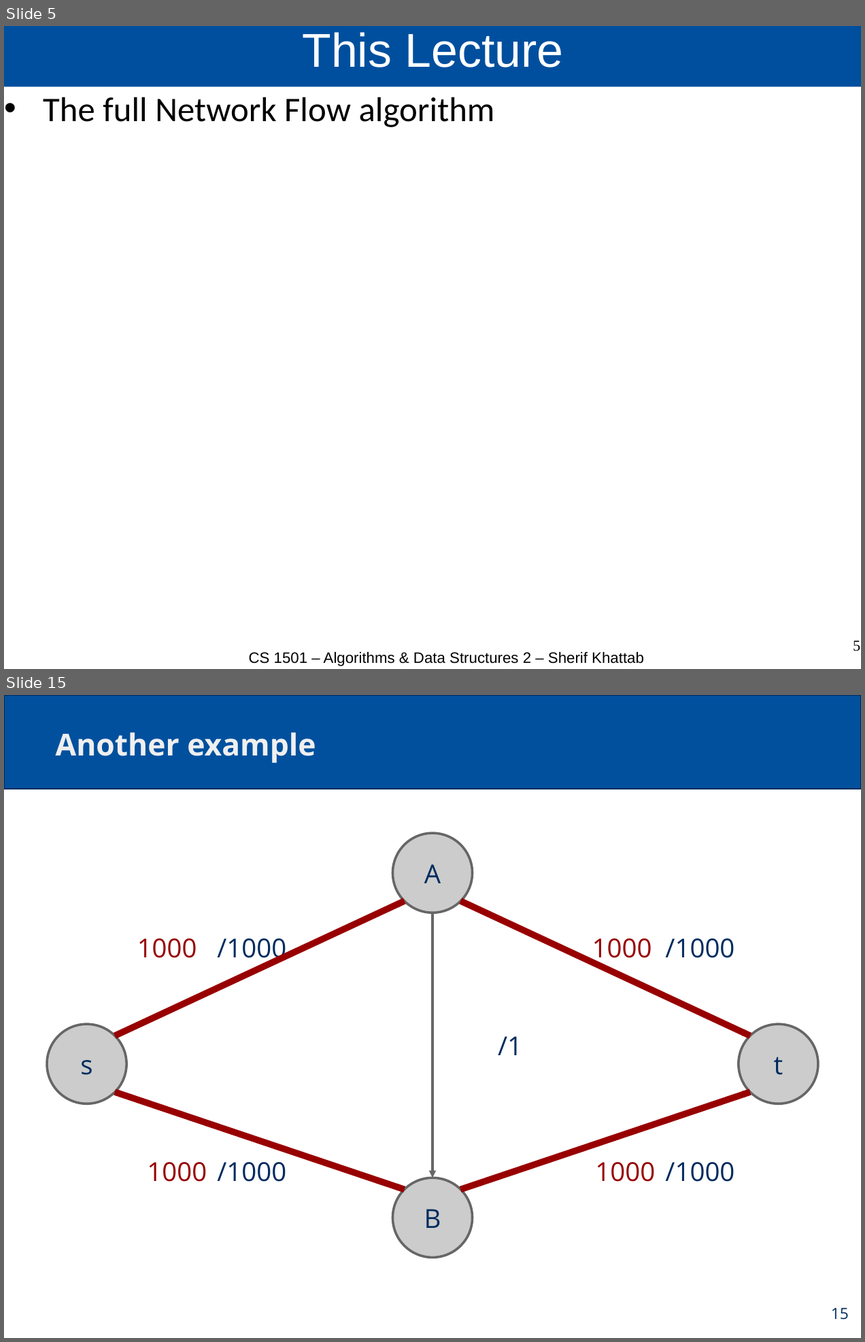
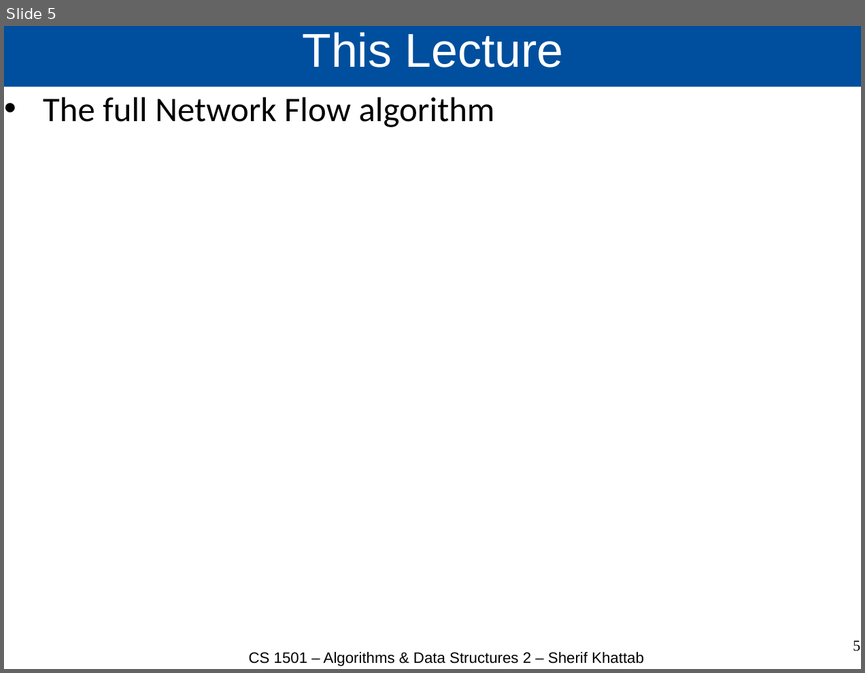
Before and after one commit to cs1501-2224/handouts, a slide deck: DraftSlides/Lecture22.pptx. Shown one above the other, each under a label of ours: slides 5 and 15 before the commit, slide 5 after it; the slides between them are not shown. The pictures are 865x1342 and 865x673 pixels, drawn with LibreOffice and Linux fonts; fonts in the diff are those of the drawing. Boxes give left, top, right and bottom in pixels: in the first picture for what was removed or moved away, otherwise in the second. Text is boxed around its words. In the diff, an @@ line names an element or a change of style, - is before the commit and + after.

```diff
--- a/DraftSlides/Lecture22.pptx
+++ b/DraftSlides/Lecture22.pptx
@@ slide 15 removed at [4, 695, 861, 1338], background #FFFFFF @@
@@ rectangle removed at [4, 695, 861, 789] @@
@@ title removed at [56, 732, 315, 763] @@
-Another example
@@ ellipse removed at [393, 834, 472, 913] @@
-A
@@ arrow removed from (116, 1036) to (405, 901) @@
@@ line removed from (116, 1036) to (405, 901) @@
@@ arrow removed from (432, 913) to (432, 1178) @@
@@ arrow removed from (460, 901) to (751, 1036) @@
@@ line removed from (460, 901) to (751, 1036) @@
@@ text removed at [137, 938, 197, 958] @@
-/1000
@@ text removed at [217, 938, 286, 964] @@
-1000
@@ text removed at [592, 938, 652, 964] @@
-/1000
@@ text removed at [665, 938, 734, 958] @@
-1000
@@ ellipse removed at [47, 1024, 126, 1103] @@
-s
@@ text removed at [498, 1036, 522, 1055] @@
-/1
@@ ellipse removed at [738, 1024, 818, 1103] @@
-t
@@ arrow removed from (116, 1092) to (405, 1189) @@
@@ line removed from (116, 1092) to (405, 1189) @@
@@ arrow removed from (460, 1189) to (751, 1092) @@
@@ line removed from (460, 1189) to (751, 1092) @@
@@ text removed at [147, 1162, 207, 1182] @@
-/1000
@@ text removed at [217, 1162, 286, 1182] @@
-1000
@@ text removed at [595, 1162, 655, 1182] @@
-/1000
@@ text removed at [665, 1162, 734, 1182] @@
-1000
@@ ellipse removed at [393, 1178, 472, 1257] @@
-B
@@ page number removed at [831, 1308, 849, 1320] @@
-15
```
Also in this commit, not shown: 1 slide changed, 14 other slides removed, 2 other files.
